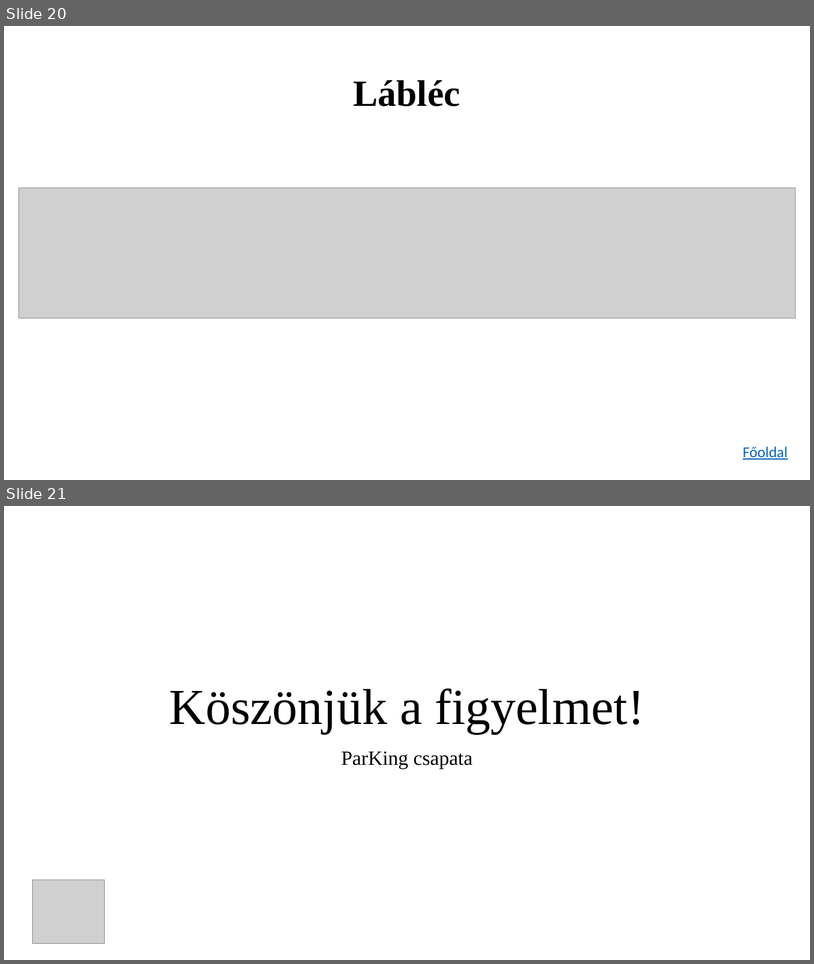
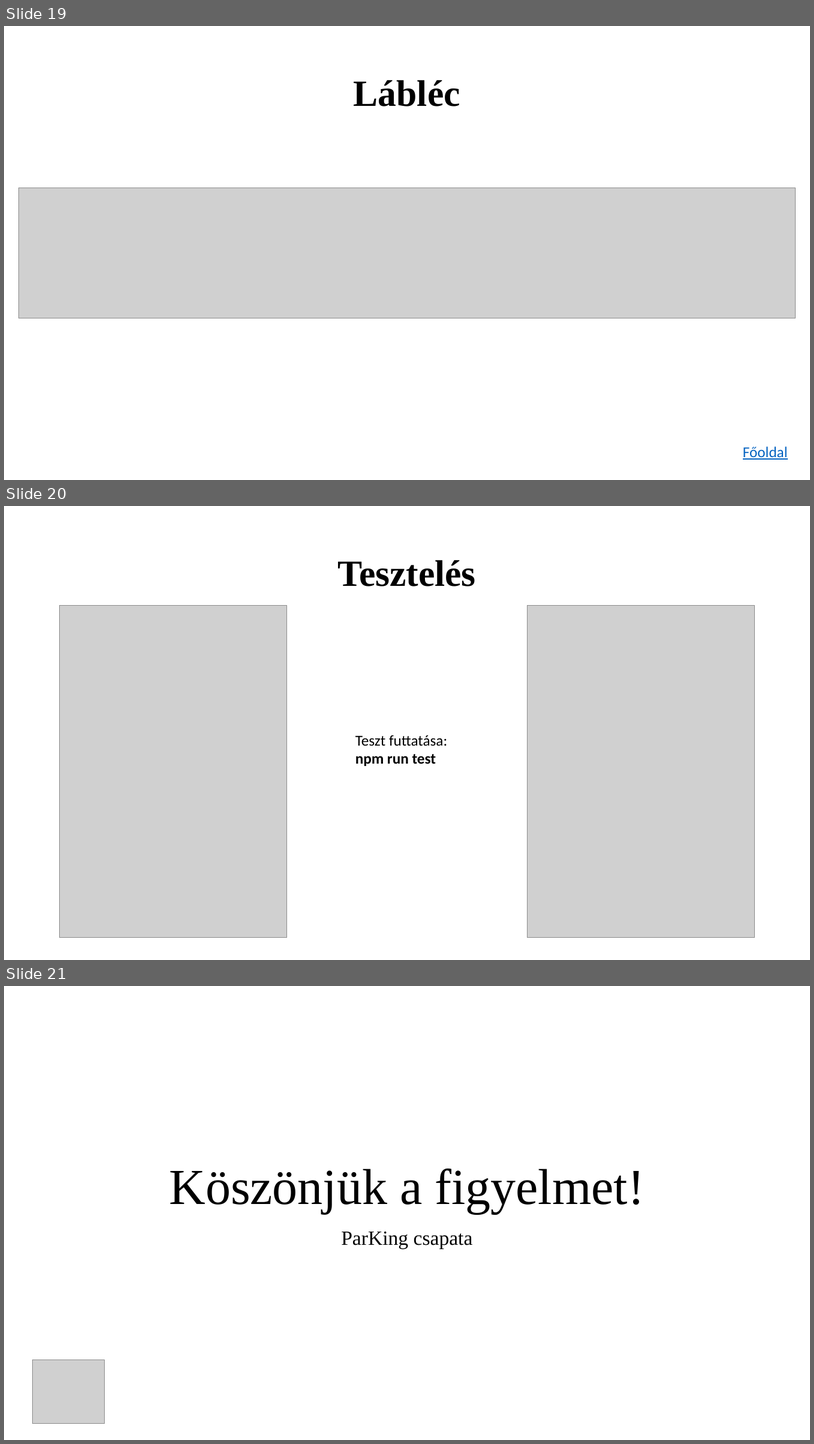
Before and after one commit to K0RN3L07/ParKing, a slide deck: Dokumentumok/ParKing-prezentacio.pptx. Shown one above the other, each under a label of ours: slides 20 and 21 before the commit, slides 19, 20 and 21 after it. The pictures are 814x964 and 814x1444 pixels, drawn with LibreOffice and Linux fonts; fonts in the diff are those of the drawing; grey boxes stand for pictures. Boxes give left, top, right and bottom in pixels: in the first picture for what was removed or moved away, otherwise in the second. Text is boxed around its words. In the diff, an @@ line names an element or a change of style, - is before the commit and + after.

```diff
--- a/Dokumentumok/ParKing-prezentacio.pptx
+++ b/Dokumentumok/ParKing-prezentacio.pptx
@@ slide 20 added at box(4, 506, 810, 960), background #FFFFFF @@
@@ title added at box(338, 560, 476, 586), 44 pt, text #000000, bold @@
+Tesztelés
@@ picture added at box(60, 605, 287, 937) @@
@@ picture added at box(528, 605, 755, 937) @@
@@ text added at box(356, 735, 447, 766), 18 pt, text #000000 @@
+Teszt futtatása:
+npm run test
@@ what was slide 20 is now slide 19 @@
```
Also in this commit, not shown: 3 slides changed, 1 slide removed, 1 other file.
